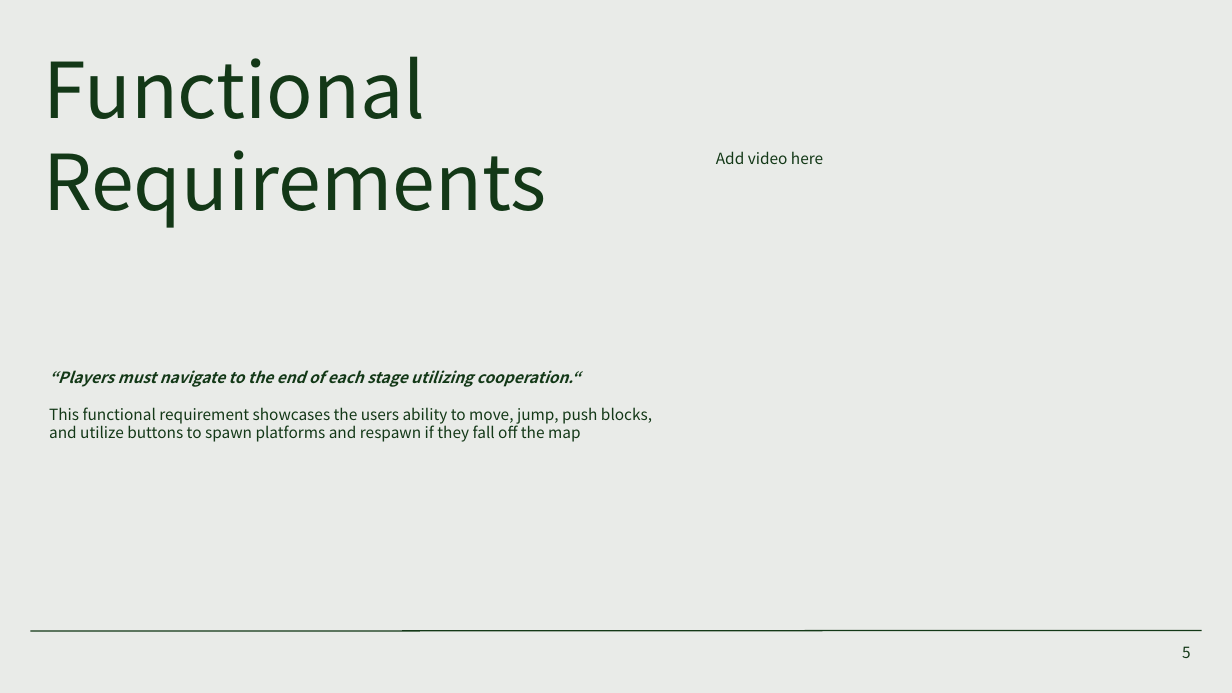
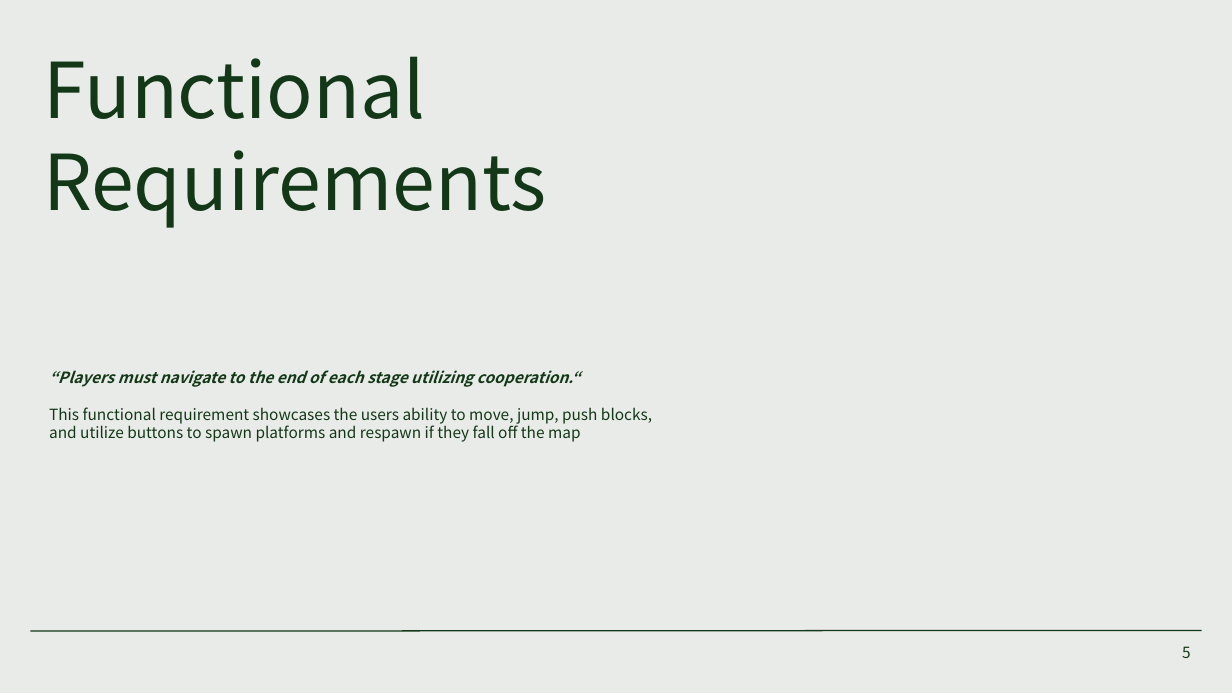
Before and after one commit to jackdingman/SEFinalProjectGroup6, a slide deck: slide 5 of Miscellaneous Items Needed/PowerPoint/Software Engineering Final Presentation.pptx. Drawn at 1232x693 pixels with LibreOffice and Linux fonts; fonts in the diff are those of the drawing. Boxes give left, top, right and bottom in pixels: in the first picture for what was removed or moved away, otherwise in the second. Text is boxed around its words. In the diff, an @@ line names an element or a change of style, - is before the commit and + after.

```diff
--- a/Miscellaneous Items Needed/PowerPoint/Software Engineering Final Presentation.pptx
+++ b/Miscellaneous Items Needed/PowerPoint/Software Engineering Final Presentation.pptx
@@ text removed at [716, 151, 823, 164] @@
-Add video here
```
Also in this commit, not shown: 2 other slides changed, 2 other files.
